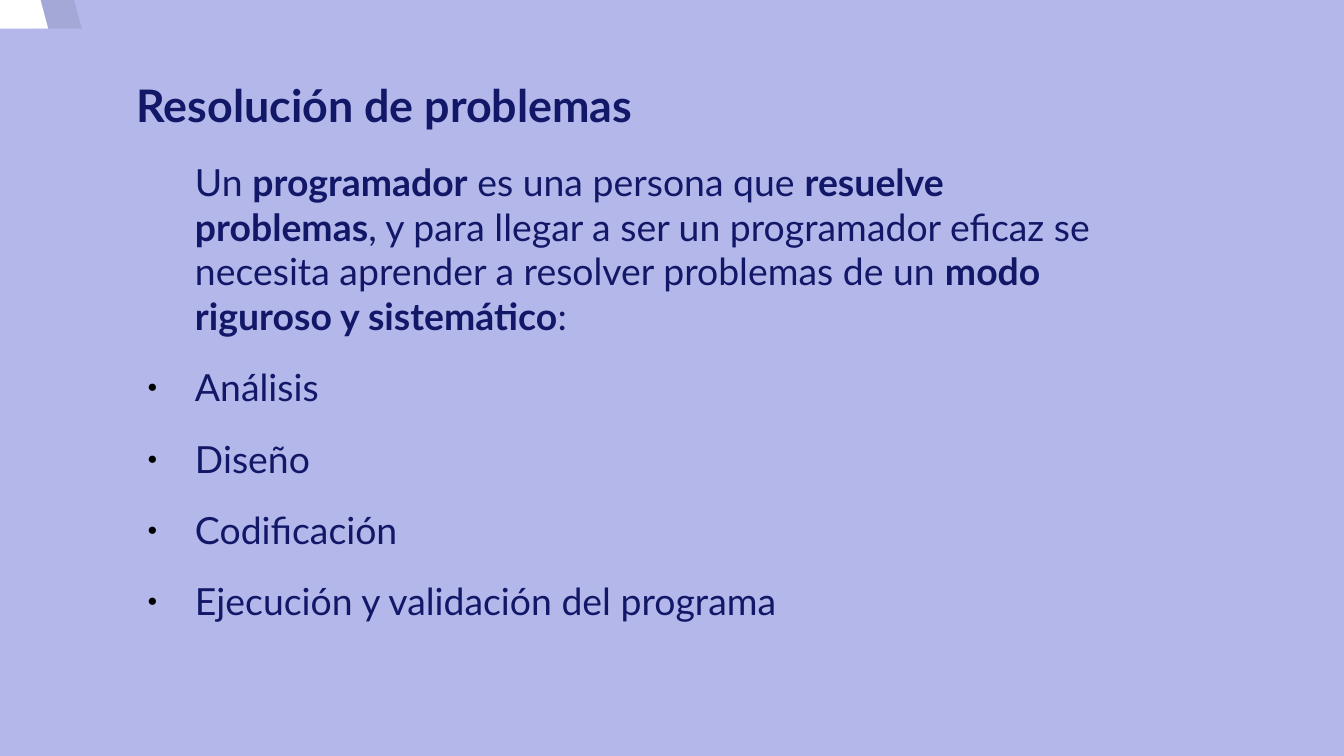
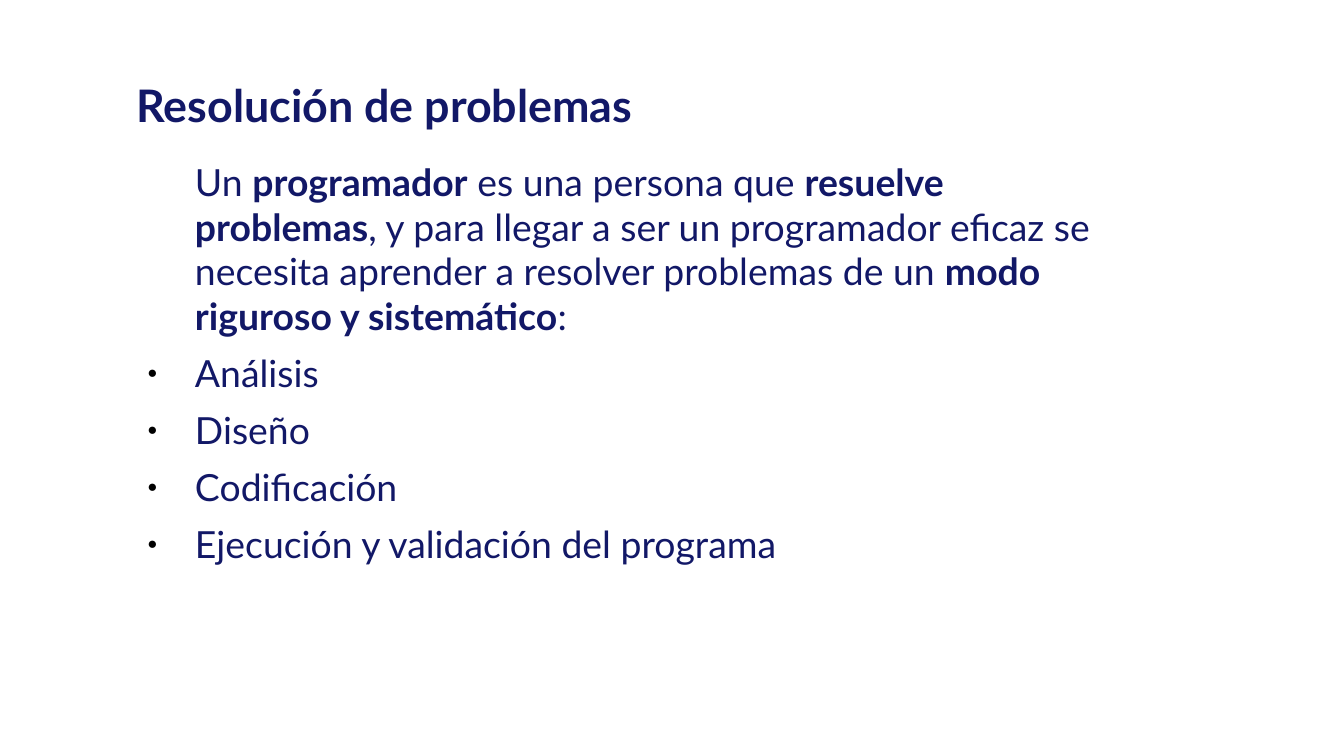
Before and after one commit to josedom24/tallerprogramacion, a slide deck: slide 4 of curso/u1/u1.odp. Drawn at 1344x756 pixels with LibreOffice and Linux fonts; fonts in the diff are those of the drawing; background and template pictures are left out. Boxes give left, top, right and bottom in pixels: in the first picture for what was removed or moved away, otherwise in the second. Text is boxed around its words. In the diff, an @@ line names an element or a change of style, - is before the commit and + after.

```diff
--- a/curso/u1/u1.odp
+++ b/curso/u1/u1.odp
@@ background #B3B7E9 to picture (left out) @@
@@ freeform shape removed at (0, 0, 1210, 756) @@
@@ freeform shape removed at (34, 0, 1243, 756) @@
@@ text "Un programador es una persona ..." at (195, 168, 1090, 565): less space between paragraphs @@
```
Also in this commit, not shown: 4 other slides changed, 1 slide added, 1 slide removed, 3 other files.
